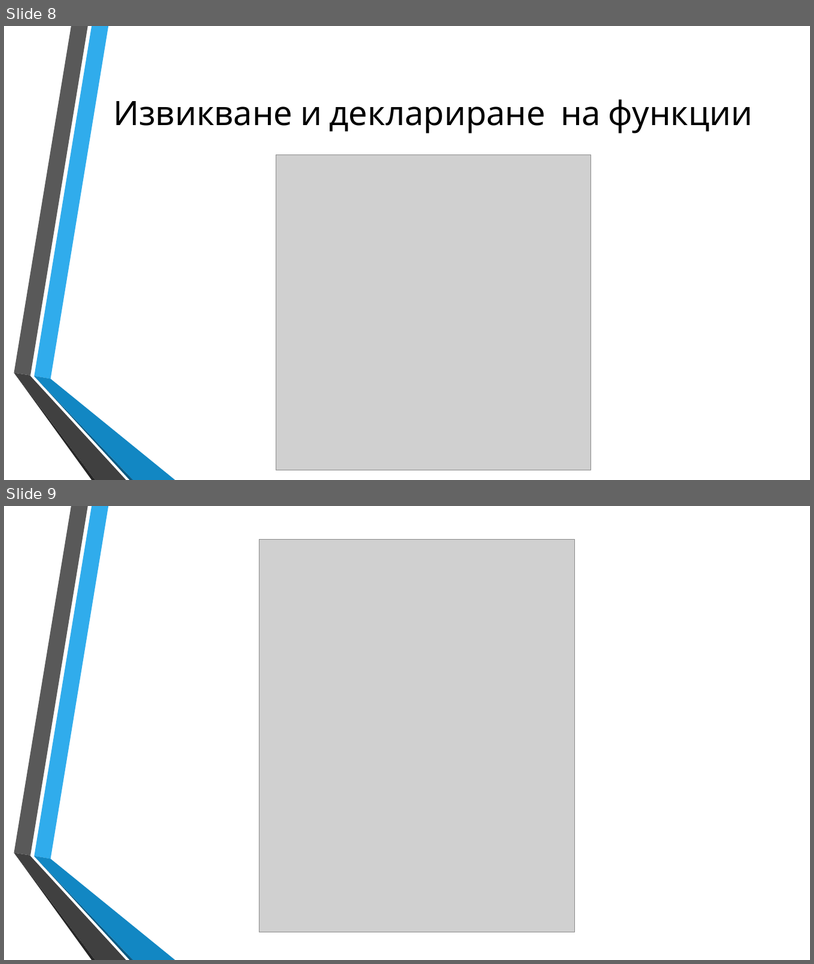
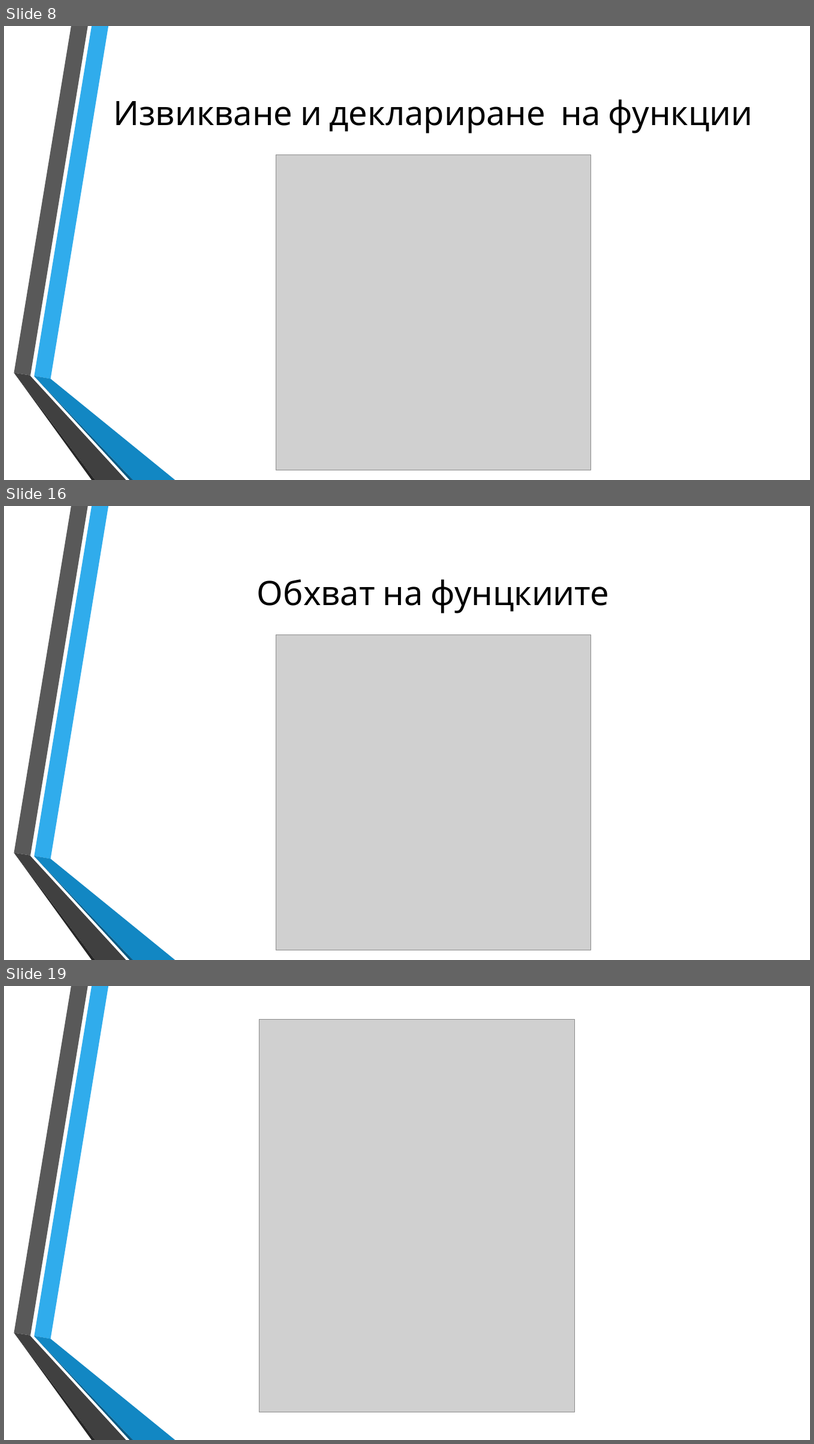
Before and after one commit to dnmitev/IT-Academy, a slide deck: JS Fundamentals/7.Functions/JS-Functions.pptx. Shown one above the other, each under a label of ours: slides 8 and 9 before the commit, slides 8, 16 and 19 after it; the slides between them are not shown. The pictures are 814x964 and 814x1444 pixels, drawn with LibreOffice and Linux fonts; fonts in the diff are those of the drawing; grey boxes stand for pictures; background and template pictures are left out. Boxes give left, top, right and bottom in pixels: in the first picture for what was removed or moved away, otherwise in the second. Text is boxed around its words. In the diff, an @@ line names an element or a change of style, - is before the commit and + after.

```diff
--- a/JS Fundamentals/7.Functions/JS-Functions.pptx
+++ b/JS Fundamentals/7.Functions/JS-Functions.pptx
@@ slide 16 added at (x1=4, y1=506, x2=810, y2=960), background picture (left out); not listed: 6 template elements that a slide beside it also shows @@
@@ title added at (x1=257, y1=579, x2=610, y2=613), 40 pt, text #000000 @@
+Обхват на фунцкиите
@@ picture added at (x1=276, y1=635, x2=591, y2=950) @@
@@ what was slide 9 is now slide 19 @@
```
Also in this commit, not shown: 1 slide changed, 9 other slides added, 6 other files.
